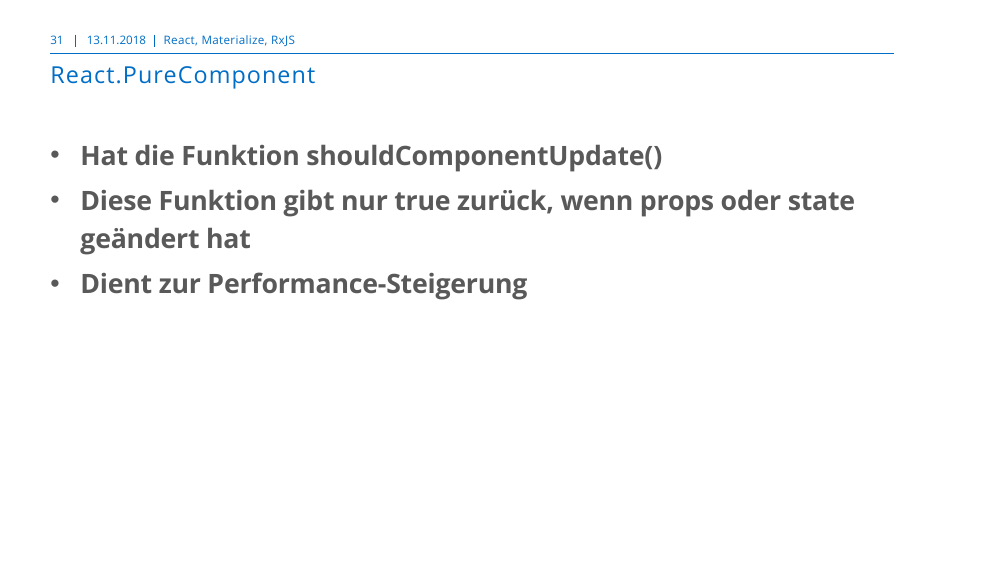
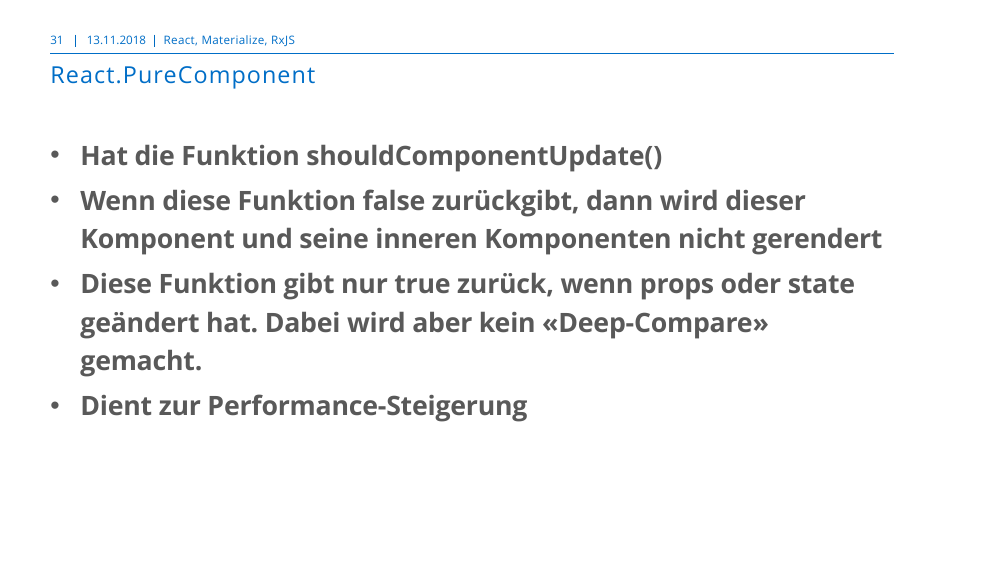
Before and after one commit to markusborer/ReactSample, a slide deck: slide 31 of React.pptx. Drawn at 1008x567 pixels with LibreOffice and Linux fonts; fonts in the diff are those of the drawing; background and template pictures are left out. Boxes give left, top, right and bottom in pixels: in the first picture for what was removed or moved away, otherwise in the second. Text is boxed around its words. In the diff, an @@ line names an element or a change of style, - is before the commit and + after.

```diff
--- a/React.pptx
+++ b/React.pptx
@@ text at <box>80,189,882,377</box>: text changed @@
-• Diese Funktion gibt nur true zurück, wenn props oder state geändert hat
+• Wenn diese Funktion false zurückgibt, dann wird dieser Komponent und seine inneren Komponenten nicht gerendert
+• Diese Funktion gibt nur true zurück, wenn props oder state geändert hat. Dabei wird aber kein «Deep-Compare» gemacht.
```
Also in this commit, not shown: 2 other slides changed.
